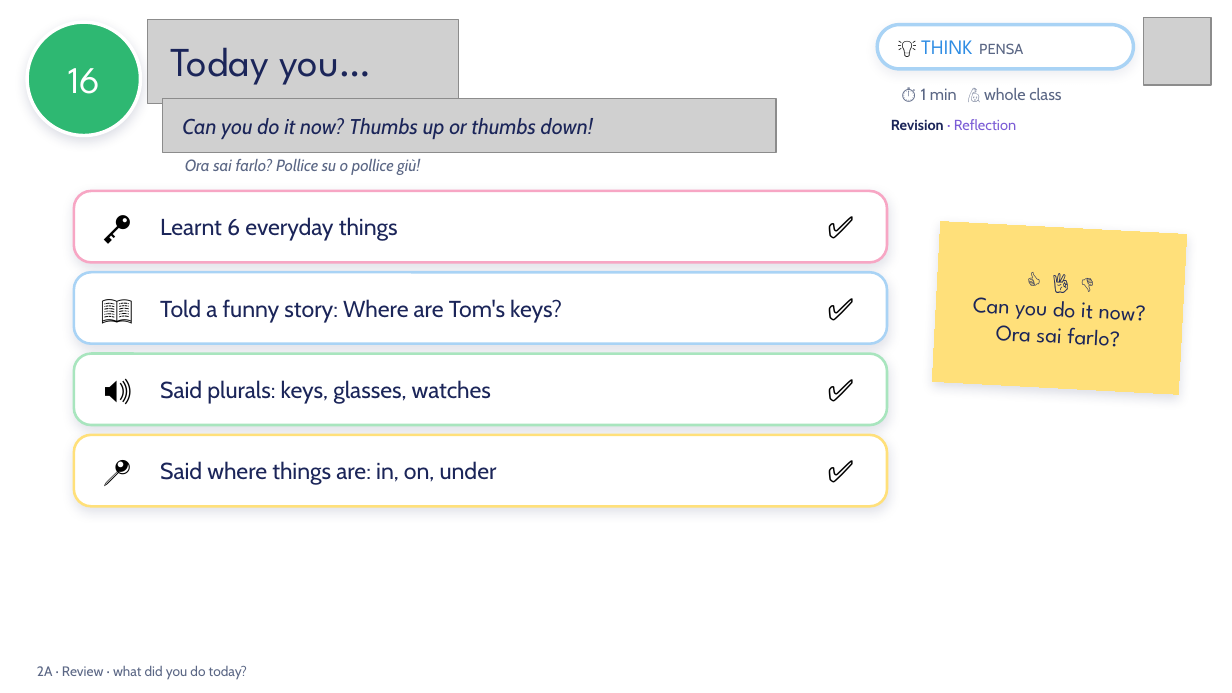
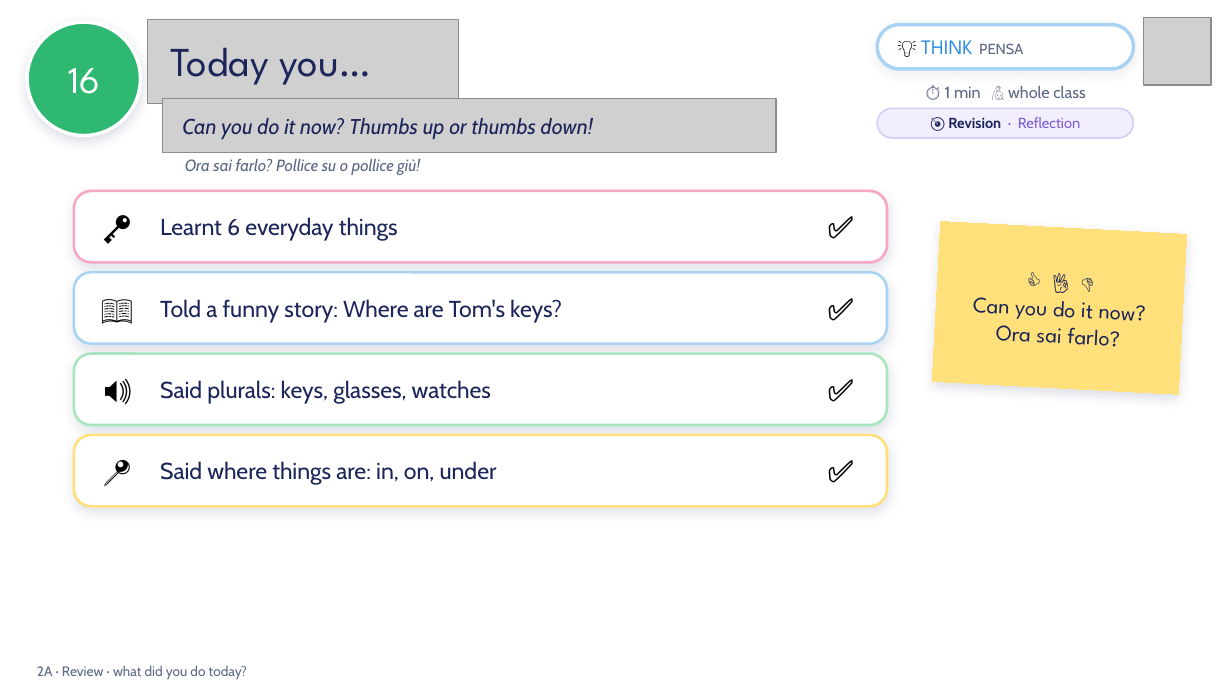
Before and after one commit to londonlanguageschool/Bagheria-, a slide deck: slide 16 of materials/EFE/EFE_2A_Tidy_or_untidy.pptx. Drawn at 1232x693 pixels with LibreOffice and Linux fonts; fonts in the diff are those of the drawing; grey boxes stand for pictures; background and template pictures are left out. Boxes give left, top, right and bottom in pixels: in the first picture for what was removed or moved away, otherwise in the second. Text is boxed around its words. In the diff, an @@ line names an element or a change of style, - is before the commit and + after.

```diff
--- a/materials/EFE/EFE_2A_Tidy_or_untidy.pptx
+++ b/materials/EFE/EFE_2A_Tidy_or_untidy.pptx
@@ text "⏱ 1 min 🙋 whole ..." moved from (x1=921, y1=88, x2=1061, y2=100) to (x1=945, y1=86, x2=1085, y2=98) @@
@@ text "⏱ 1 min 🙋 whole ..." at (x1=945, y1=86, x2=1085, y2=98): alignment left to centre @@
@@ rounded rectangle "🎯 Revision · Reflection" resized from (x1=891, y1=119, x2=1016, y2=130) to (x1=877, y1=108, x2=1133, y2=138) @@
@@ rounded rectangle "🎯 Revision · Reflection" at (x1=877, y1=108, x2=1133, y2=138): fill none to #F3EEFF; outline none to #D9CCF5 1 pt @@
@@ text in rounded rectangle at (x1=948, y1=117, x2=1080, y2=128): text changed @@
-Revision · Reflection
+🎯 Revision · Reflection
```
Also in this commit, not shown: 16 other slides changed, 1 other file.
